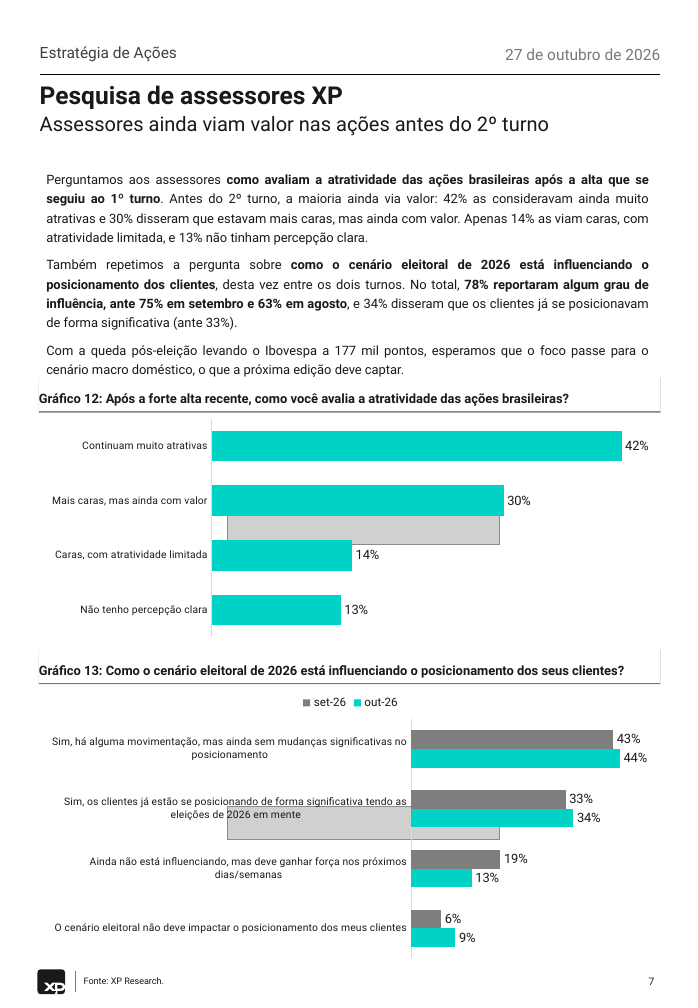
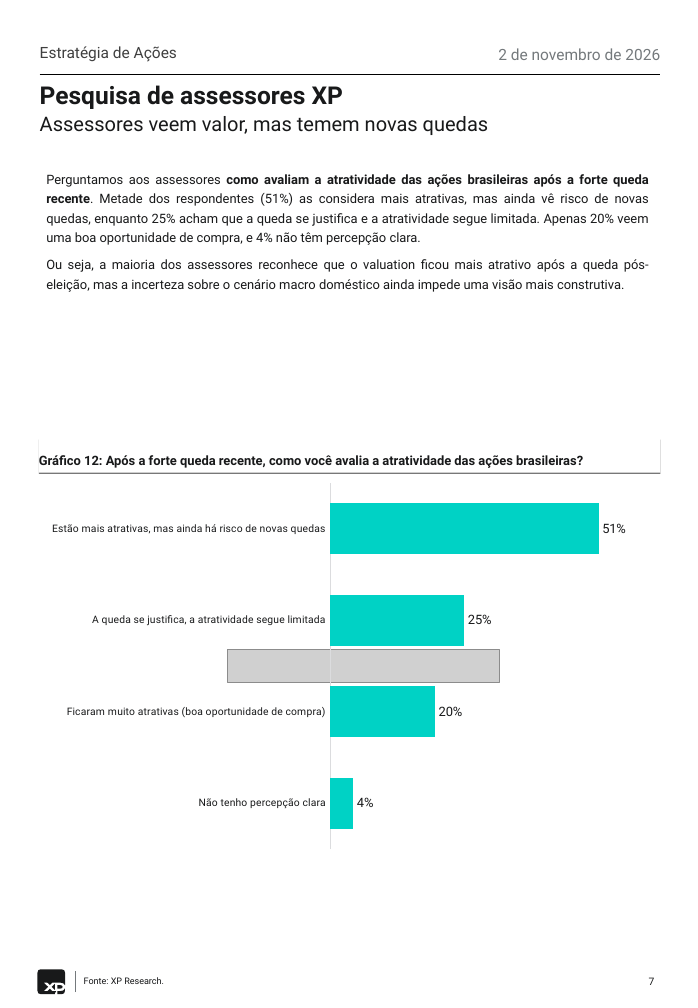
Before and after one commit to CaioLSouza/datasets, a slide deck: slide 7 of pesquisa_assessores_outubro_2026/XP Pesquisa de Assessores - Outubro 2026.pptx. Drawn at 698x1008 pixels with LibreOffice and Linux fonts; fonts in the diff are those of the drawing; grey boxes stand for pictures. Boxes give left, top, right and bottom in pixels: in the first picture for what was removed or moved away, otherwise in the second. Text is boxed around its words. In the diff, an @@ line names an element or a change of style, - is before the commit and + after.

```diff
--- a/pesquisa_assessores_outubro_2026/XP Pesquisa de Assessores - Outubro 2026.pptx
+++ b/pesquisa_assessores_outubro_2026/XP Pesquisa de Assessores - Outubro 2026.pptx
@@ text at box(498, 48, 660, 60): text changed @@
-27 de outubro de 2026
+2 de novembro de 2026
@@ text at box(40, 116, 489, 135): text changed @@
-Assessores ainda viam valor nas ações antes do 2º turno
+Assessores veem valor, mas temem novas quedas
@@ text at box(46, 174, 649, 292): text changed @@
-Perguntamos aos assessores como avaliam a atratividade das ações brasileiras após a alta que se seguiu ao 1º turno. Antes do 2º turno, a maioria ainda via valor: 42% as consideravam ainda muito atrativas e 30% disseram que estavam mais caras, mas ainda com valor. Apenas 14% as viam caras, com atratividade limitada, e 13% não tinham percepção clara.
-Também repetimos a pergunta sobre como o cenário eleitoral de 2026 está influenciando o posicionamento dos clientes, desta vez entre os dois turnos. No total, 78% reportaram algum grau de influência, ante 75% em setembro e 63% em agosto, e 34% disseram que os clientes já se posicionavam de forma significativa (ante 33%).
-Com a queda pós-eleição levando o Ibovespa a 177 mil pontos, esperamos que o foco passe para o cenário macro doméstico, o que a próxima edição deve captar.
+Perguntamos aos assessores como avaliam a atratividade das ações brasileiras após a forte queda recente. Metade dos respondentes (51%) as considera mais atrativas, mas ainda vê risco de novas quedas, enquanto 25% acham que a queda se justifica e a atratividade segue limitada. Apenas 20% veem uma boa oportunidade de compra, e 4% não têm percepção clara.
+Ou seja, a maioria dos assessores reconhece que o valuation ficou mais atrativo após a queda pós-eleição, mas a incerteza sobre o cenário macro doméstico ainda impede uma visão mais construtiva.
@@ text "Gráfico 12: Após a forte ...": place and size @@
-text "Gráfico 12: Após a forte ..." at box(39, 377, 661, 411)
+text "Gráfico 12: Após a forte ..." at box(39, 438, 661, 473)
@@ text at box(39, 455, 583, 468): text changed @@
-Gráfico 12: Após a forte alta recente, como você avalia a atratividade das ações brasileiras?
+Gráfico 12: Após a forte queda recente, como você avalia a atratividade das ações brasileiras?
@@ bar chart at box(40, 476, 662, 857) @@
-categories: Não tenho percepção clara, Caras, com atratividade limitada, Mais caras, mas ainda com valor, Continuam muito atrativas
+categories: Não tenho percepção clara, Ficaram muito atrativas (boa oportunidade de compra), A queda se justifica, a atratividade segue limitada, Estão mais atrativas, mas ainda há risco de novas quedas
-Series 1: 0.13, 0.14, 0.3, 0.42
+Series 1: 0.04, 0.2, 0.25, 0.51
@@ bar chart: place and size @@
-bar chart at box(40, 414, 662, 642)
+bar chart at box(40, 476, 662, 857)
@@ text removed at box(39, 649, 661, 683) @@
-Gráfico 13: Como o cenário eleitoral de 2026 está influenciando o posicionamento dos seus clientes?
@@ picture: place and size @@
-picture at box(228, 512, 500, 544)
+picture at box(228, 650, 500, 682)
@@ bar chart removed at box(40, 686, 662, 964) @@
-categories: O cenário eleitoral não deve impactar o posicionamento dos meus clientes, Ainda não está influenciando, mas deve ganhar força nos próximos dias/semanas, Sim, os clientes já estão se posicionando de forma significativa tendo as eleições de 2026 em mente, Sim, há alguma movimentação, mas ainda sem mudanças significativas no posicionamento
-set-26: 0.0625, 0.1875, 0.325, 0.425
-out-26: 0.09, 0.13, 0.34, 0.44
@@ picture removed at box(228, 807, 500, 839) @@
```
Also in this commit, not shown: 7 other slides changed, 3 other files.
